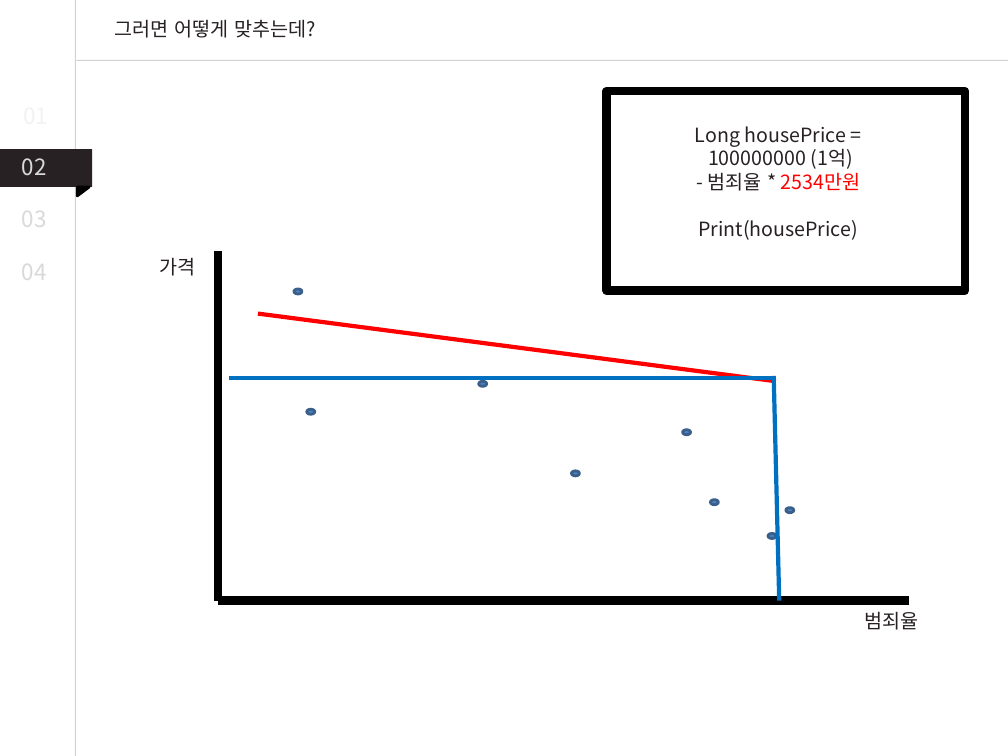
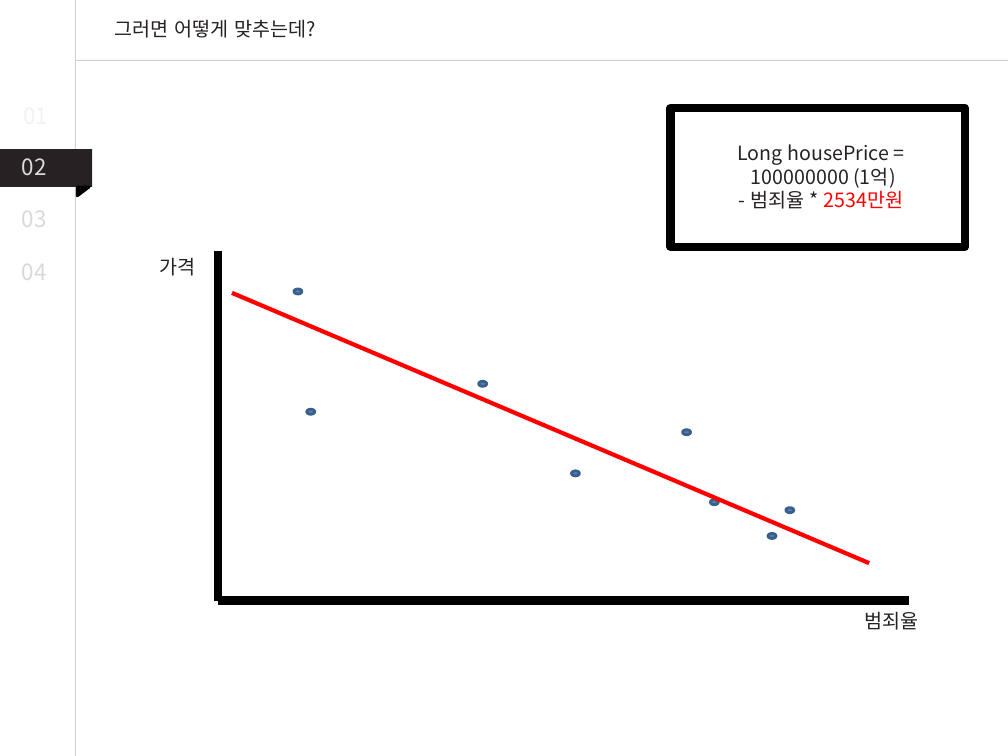
Before and after one commit to LemonDouble/TIL, a slide deck: slide 29 of study/ML_basic.pptx (slide 28 before the commit). Drawn at 1008x756 pixels with LibreOffice and Linux fonts; fonts in the diff are those of the drawing. Boxes give left, top, right and bottom in pixels: in the first picture for what was removed or moved away, otherwise in the second. Text is boxed around its words. In the diff, an @@ line names an element or a change of style, - is before the commit and + after.

```diff
--- a/study/ML_basic.pptx
+++ b/study/ML_basic.pptx
@@ rectangle: place and size @@
-rectangle at bbox=[607, 91, 965, 290]
+rectangle at bbox=[670, 108, 965, 247]
@@ text "Long housePrice =": place and size @@
-text "Long housePrice =" at bbox=[695, 126, 861, 240]
+text "Long housePrice =" at bbox=[738, 144, 903, 209]
@@ text at bbox=[698, 220, 858, 240]: paragraph removed @@
-Print(housePrice)
@@ line moved from (258, 313) - (776, 381) to (232, 293) - (869, 563) @@
@@ line removed from (772, 378) to (229, 378) @@
@@ line removed from (779, 601) to (774, 376) @@
```
Also in this commit, not shown: 4 other slides changed, 2 slides added.
